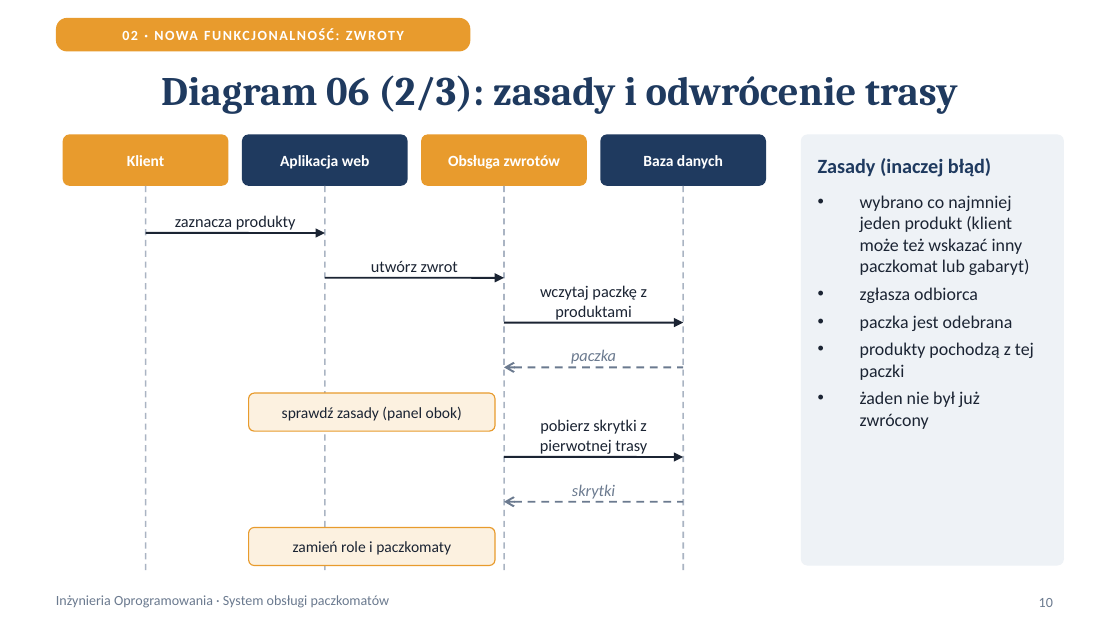
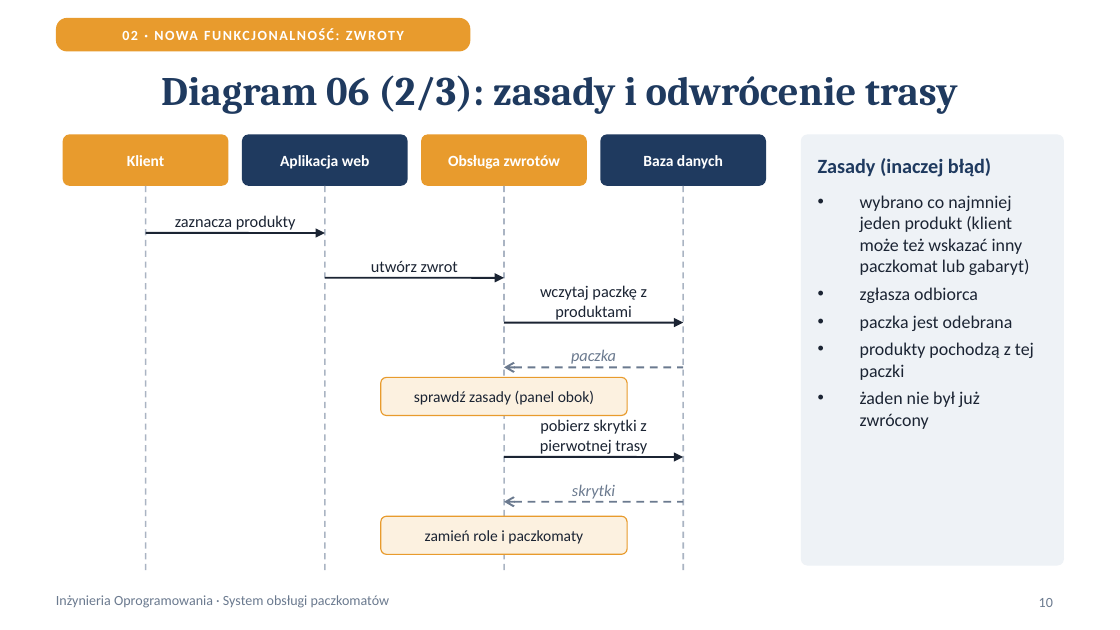
Before and after one commit to AGH-ISI-projects/package-management, a slide deck: slide 10 of krzycha/docs/nowe/prezentacja_final.pptx. Drawn at 1120x630 pixels with LibreOffice and Linux fonts; fonts in the diff are those of the drawing. Boxes give left, top, right and bottom in pixels: in the first picture for what was removed or moved away, otherwise in the second. Text is boxed around its words. In the diff, an @@ line names an element or a change of style, - is before the commit and + after.

```diff
--- a/krzycha/docs/nowe/prezentacja_final.pptx
+++ b/krzycha/docs/nowe/prezentacja_final.pptx
@@ rounded rectangle "sprawdź zasady (panel obok)": place and size @@
-rounded rectangle "sprawdź zasady (panel obok)" at bbox=[249, 393, 495, 431]
+rounded rectangle "sprawdź zasady (panel obok)" at bbox=[381, 377, 627, 416]
@@ rounded rectangle "zamień role i paczkomaty": place and size @@
-rounded rectangle "zamień role i paczkomaty" at bbox=[249, 528, 495, 566]
+rounded rectangle "zamień role i paczkomaty" at bbox=[381, 516, 627, 554]
```
Also in this commit, not shown: 4 other slides changed, 3 other files.
